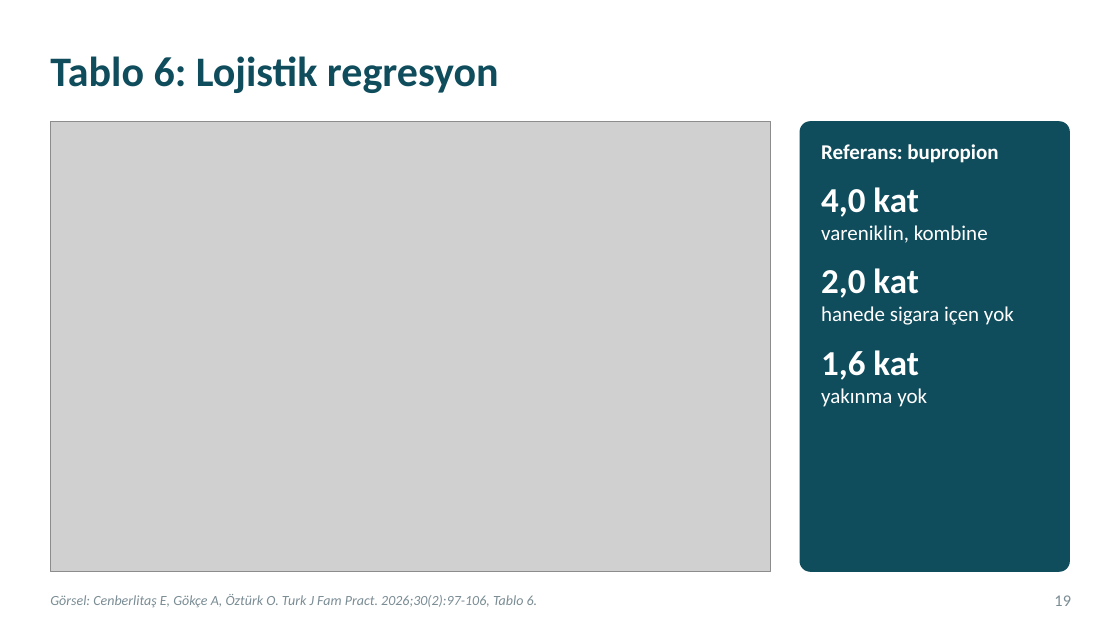
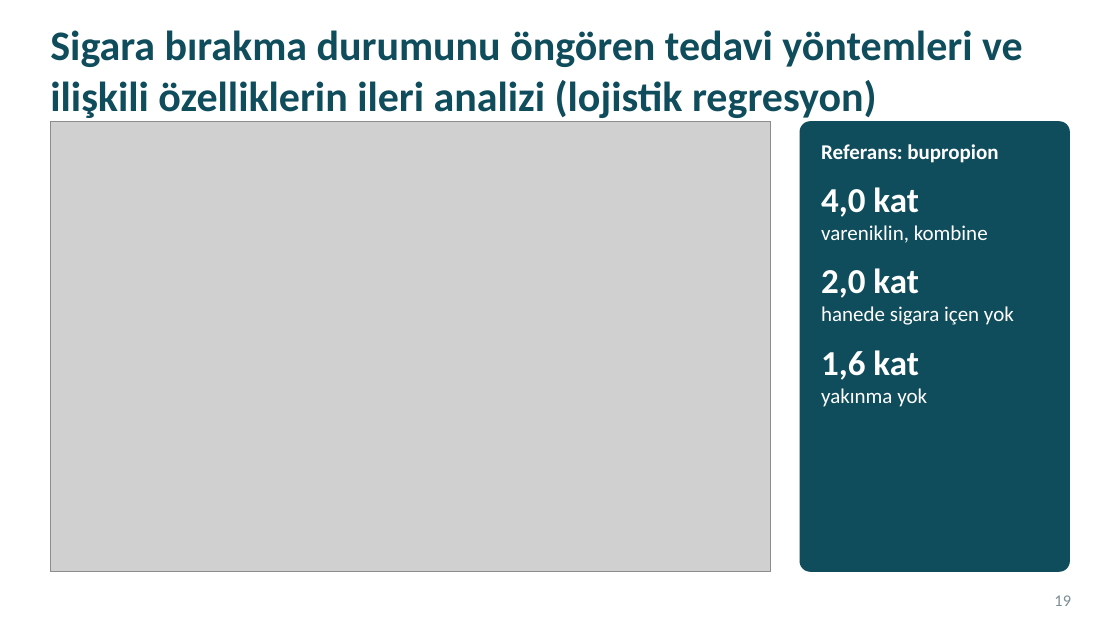
Before and after one commit to kiranahmet/Claude, a slide deck: slide 19 of Sunumlar/Makale_Sunumu_Sigara_Birakma.pptx. Drawn at 1120x630 pixels with LibreOffice and Linux fonts; fonts in the diff are those of the drawing; grey boxes stand for pictures. Boxes give left, top, right and bottom in pixels: in the first picture for what was removed or moved away, otherwise in the second. Text is boxed around its words. In the diff, an @@ line names an element or a change of style, - is before the commit and + after.

```diff
--- a/Sunumlar/Makale_Sunumu_Sigara_Birakma.pptx
+++ b/Sunumlar/Makale_Sunumu_Sigara_Birakma.pptx
@@ title at box(50, 30, 1023, 118): text changed @@
-Tablo 6: Lojistik regresyon
+Sigara bırakma durumunu öngören tedavi yöntemleri ve ilişkili özelliklerin ileri analizi (lojistik regresyon)
@@ text removed at box(50, 594, 538, 607) @@
-Görsel: Cenberlitaş E, Gökçe A, Öztürk O. Turk J Fam Pract. 2026;30(2):97-106, Tablo 6.
```
Also in this commit, not shown: 23 other slides changed, 1 slide added, 1 slide removed, 2 other files.
